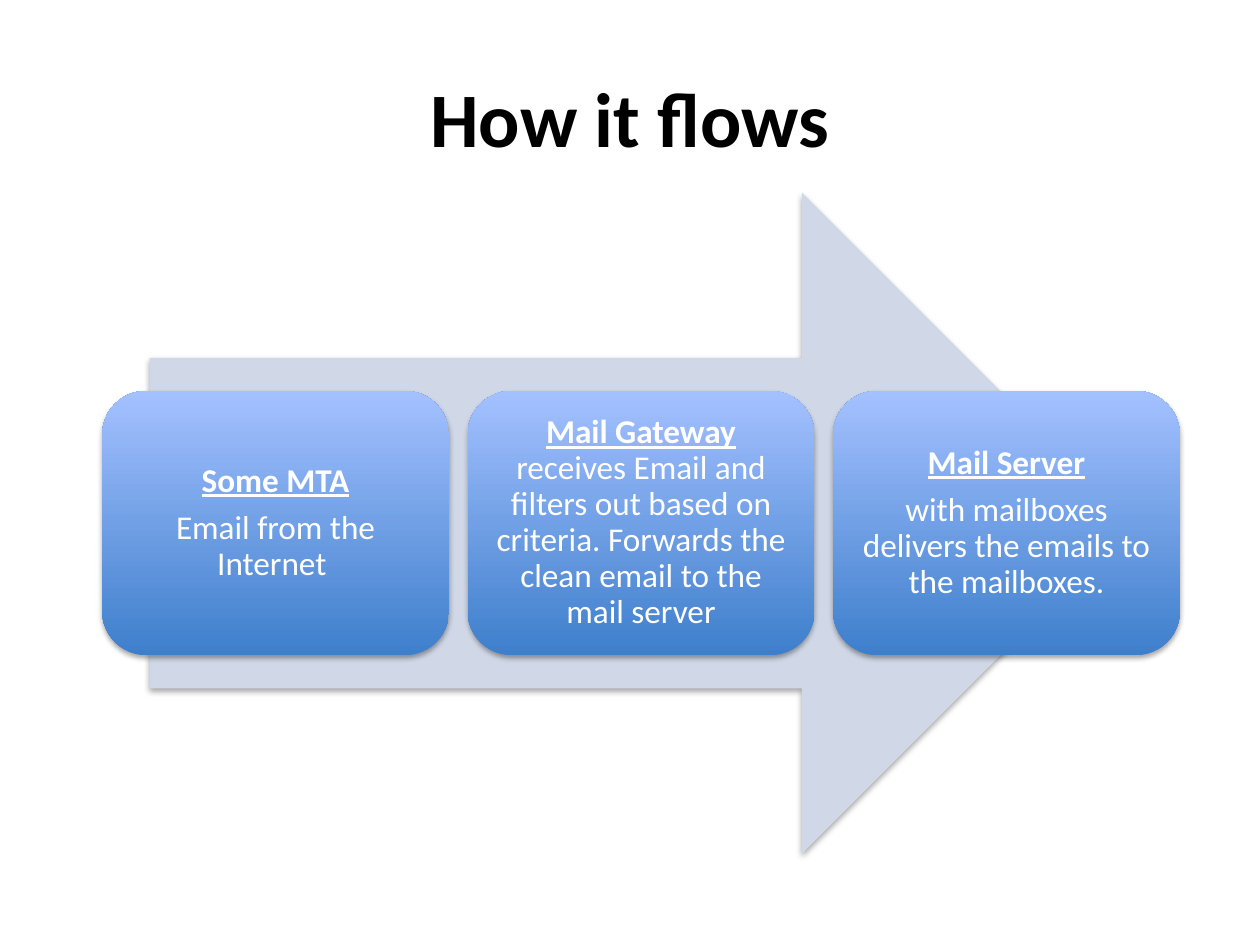
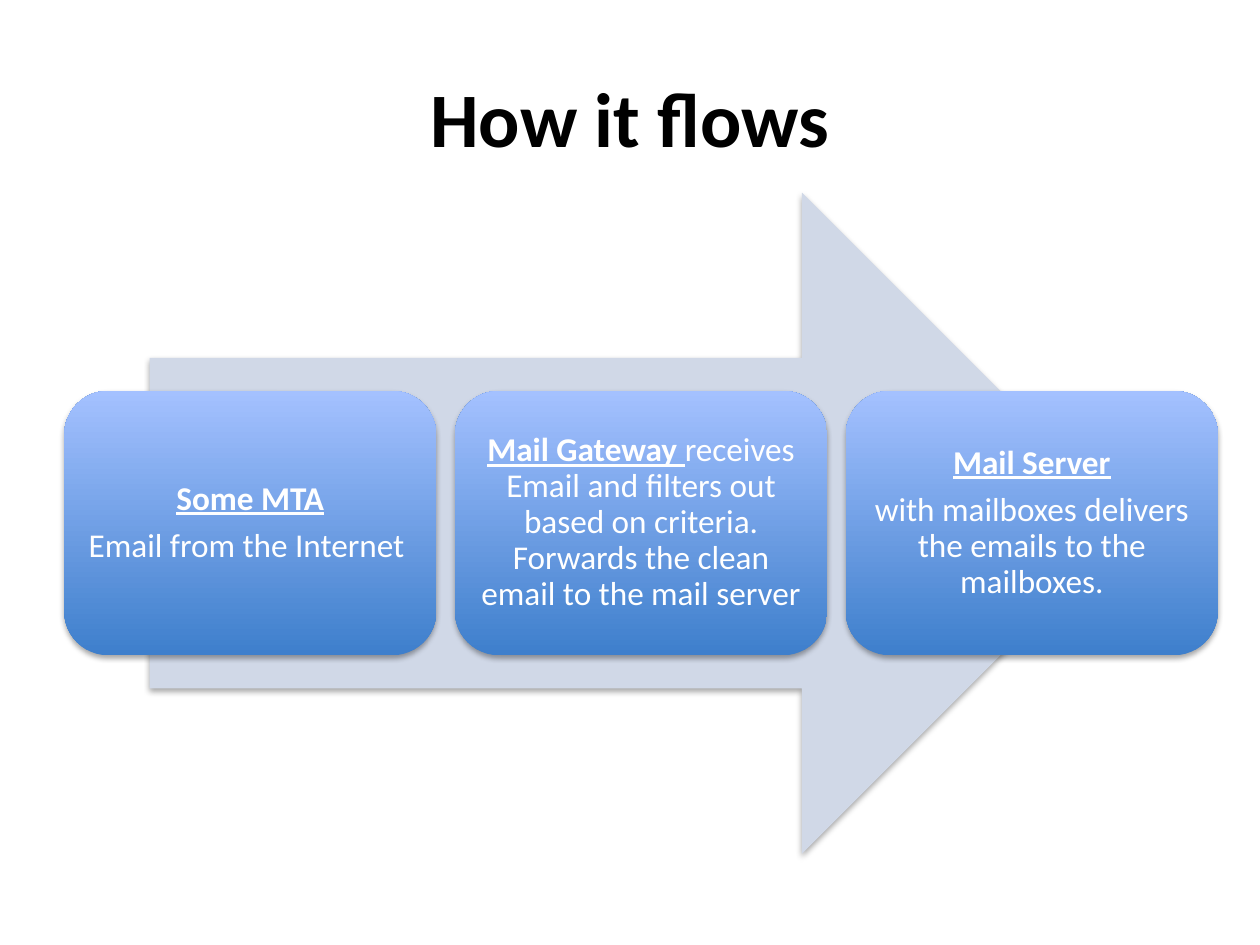
Before and after one commit to afnog/afnog.github.io, a slide deck: slide 39 of sse/postfix/postfix-mailgateway-debian.ppt (slide 36 before the commit). Drawn at 1260x945 pixels with LibreOffice and Linux fonts; fonts in the diff are those of the drawing. Boxes give left, top, right and bottom in pixels: in the first picture for what was removed or moved away, otherwise in the second. Text is boxed around its words. In the diff, an @@ line names an element or a change of style, - is before the commit and + after.

```diff
--- a/sse/postfix/postfix-mailgateway-debian.ppt
+++ b/sse/postfix/postfix-mailgateway-debian.ppt
@@ rounded rectangle: place and size @@
-rounded rectangle at [102,391,449,655]
+rounded rectangle at [64,391,436,655]
@@ text "Some MTA" rewrapped from [176,470,375,575] to [89,488,404,557] @@
@@ rounded rectangle: place and size @@
-rounded rectangle at [467,391,814,655]
+rounded rectangle at [455,391,827,655]
@@ text "Mail Gateway receives Email and ..." rewrapped from [497,420,785,623] to [481,438,800,605] @@
@@ rounded rectangle: place and size @@
-rounded rectangle at [833,391,1179,655]
+rounded rectangle at [845,391,1217,655]
@@ text "Mail Server" rewrapped from [863,451,1150,593] to [875,451,1188,593] @@
```
Also in this commit, not shown: 4 slides added, 1 slide removed.
